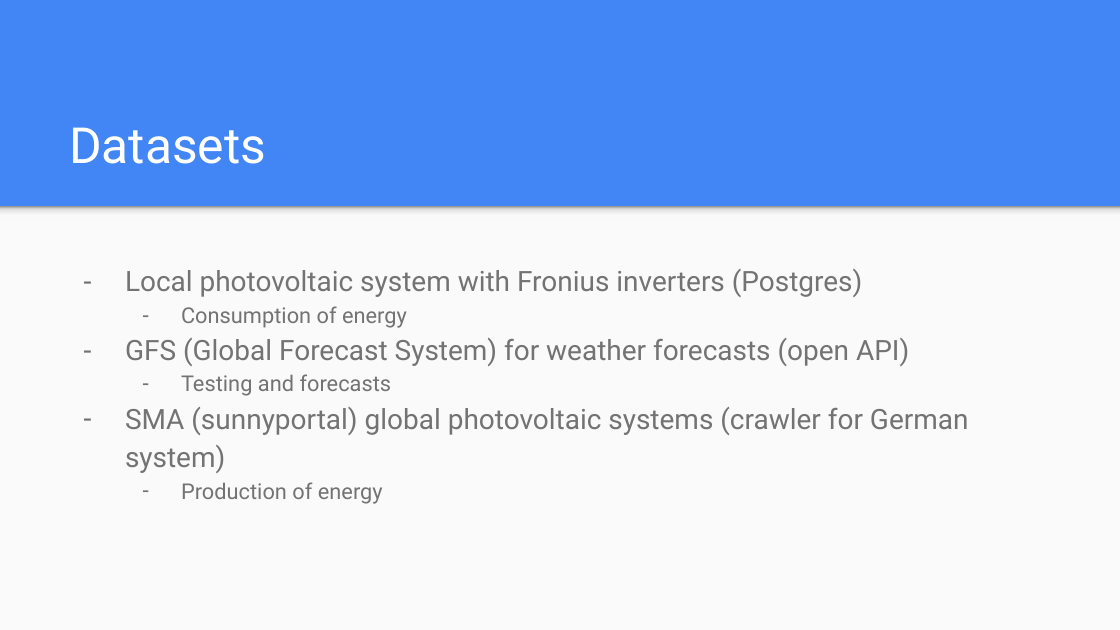
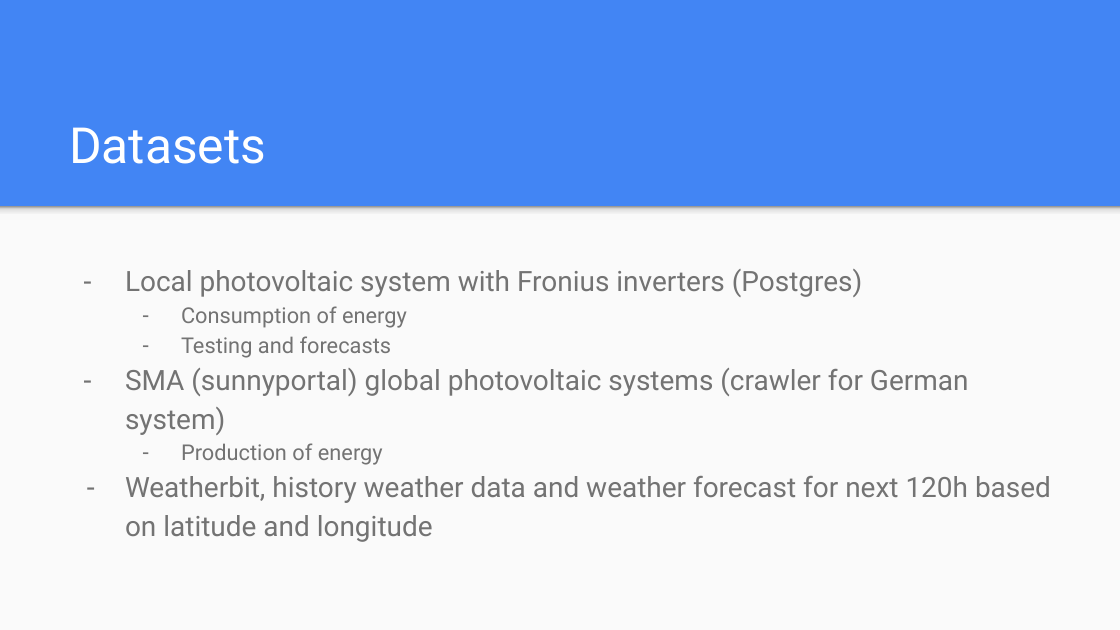
Before and after one commit to risto-trajanov/photovoltaic-system-modeling, a slide deck: slide 4 of Data Mining Presentation.pptx. Drawn at 1120x630 pixels with LibreOffice and Linux fonts; fonts in the diff are those of the drawing. Boxes give left, top, right and bottom in pixels: in the first picture for what was removed or moved away, otherwise in the second. Text is boxed around its words. In the diff, an @@ line names an element or a change of style, - is before the commit and + after.

Commit message:
Presentation update

```diff
--- a/Data Mining Presentation.pptx
+++ b/Data Mining Presentation.pptx
@@ text at (x1=125, y1=338, x2=909, y2=366): paragraph removed @@
-– GFS (Global Forecast System) for weather forecasts (open API)
@@ text at (x1=125, y1=476, x2=1051, y2=542): paragraph added @@
+– Weatherbit, history weather data and weather forecast for next 120h based on latitude and longitude
```
Also in this commit, not shown: 1 other slide changed.
